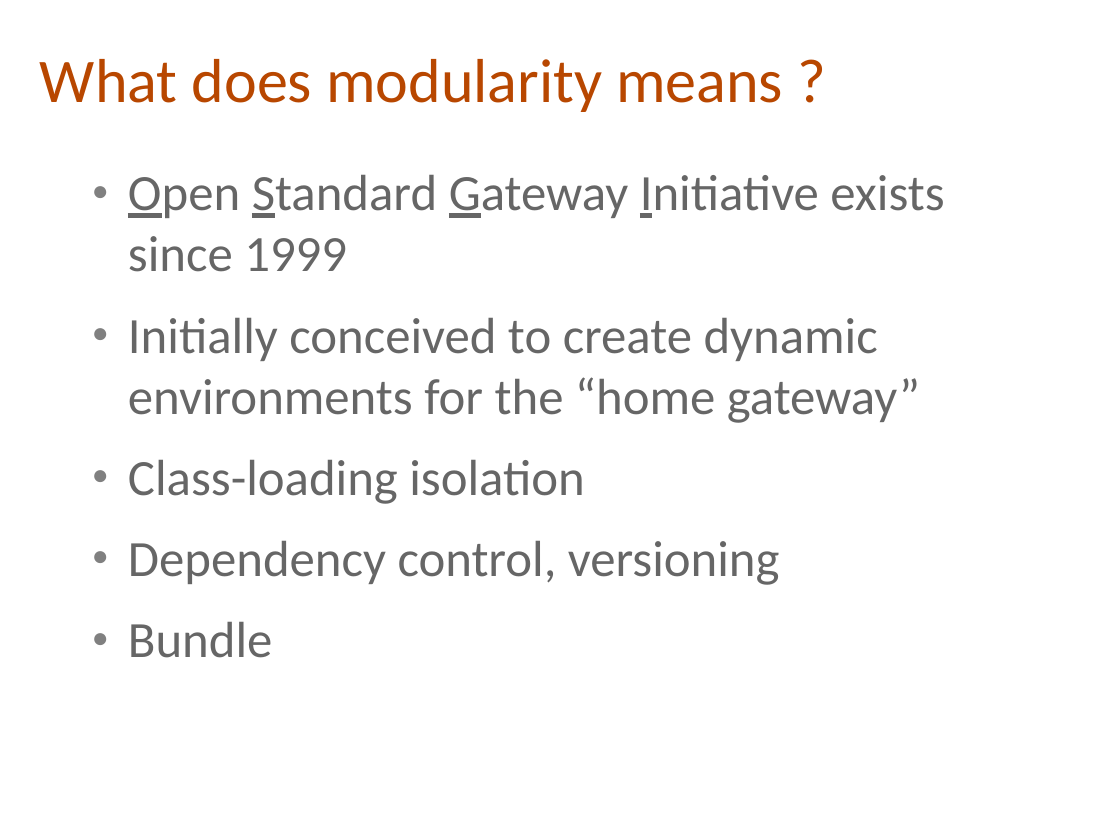
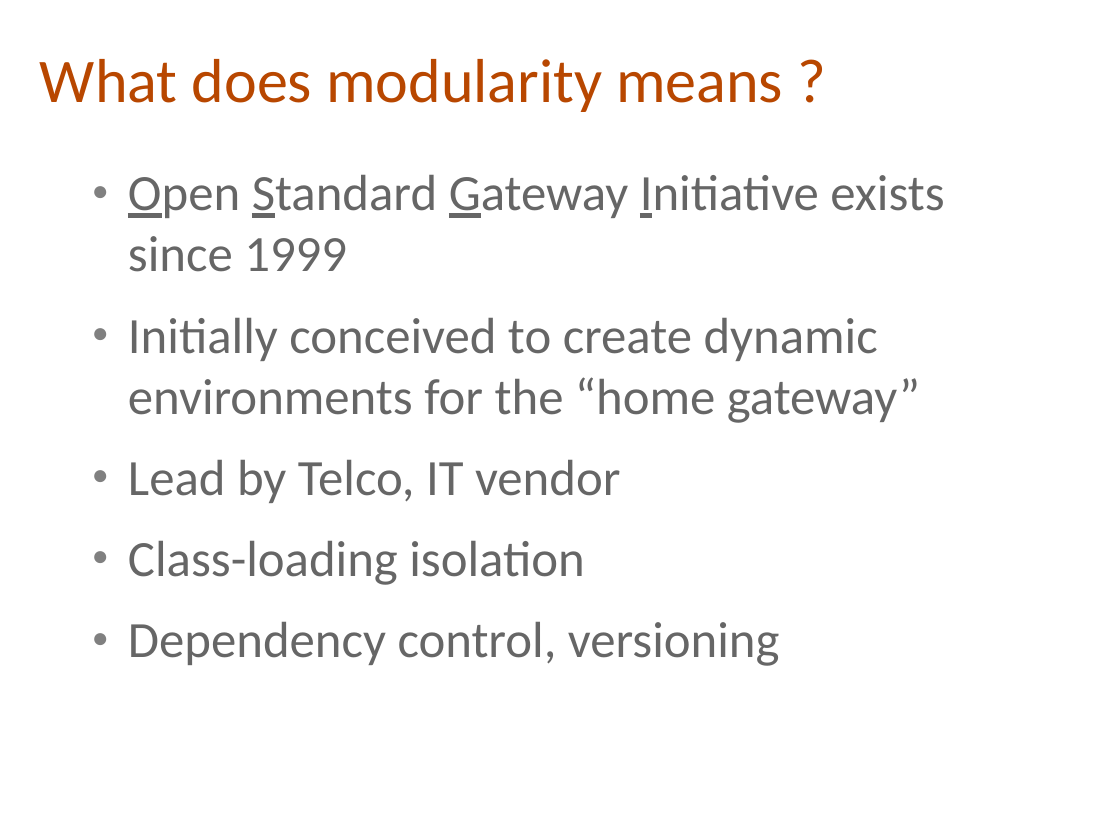
Before and after one commit to cmoulliard/apachecon-2012, a slide deck: slide 6 of karaf-ee-apachecon_eu_2012.odp (slide 7 before the commit). Drawn at 1120x840 pixels with LibreOffice and Linux fonts; fonts in the diff are those of the drawing; background and template pictures are left out. Boxes give left, top, right and bottom in pixels: in the first picture for what was removed or moved away, otherwise in the second. Text is boxed around its words. In the diff, an @@ line names an element or a change of style, - is before the commit and + after.

```diff
--- a/karaf-ee-apachecon_eu_2012.odp
+++ b/karaf-ee-apachecon_eu_2012.odp
@@ text at (128,459,620,503): paragraph added @@
+● Lead by Telco, IT vendor
@@ text at (128,621,272,658): paragraph removed @@
-● Bundle
```
Also in this commit, not shown: 14 other slides changed, 4 slides added, 1 slide removed.
